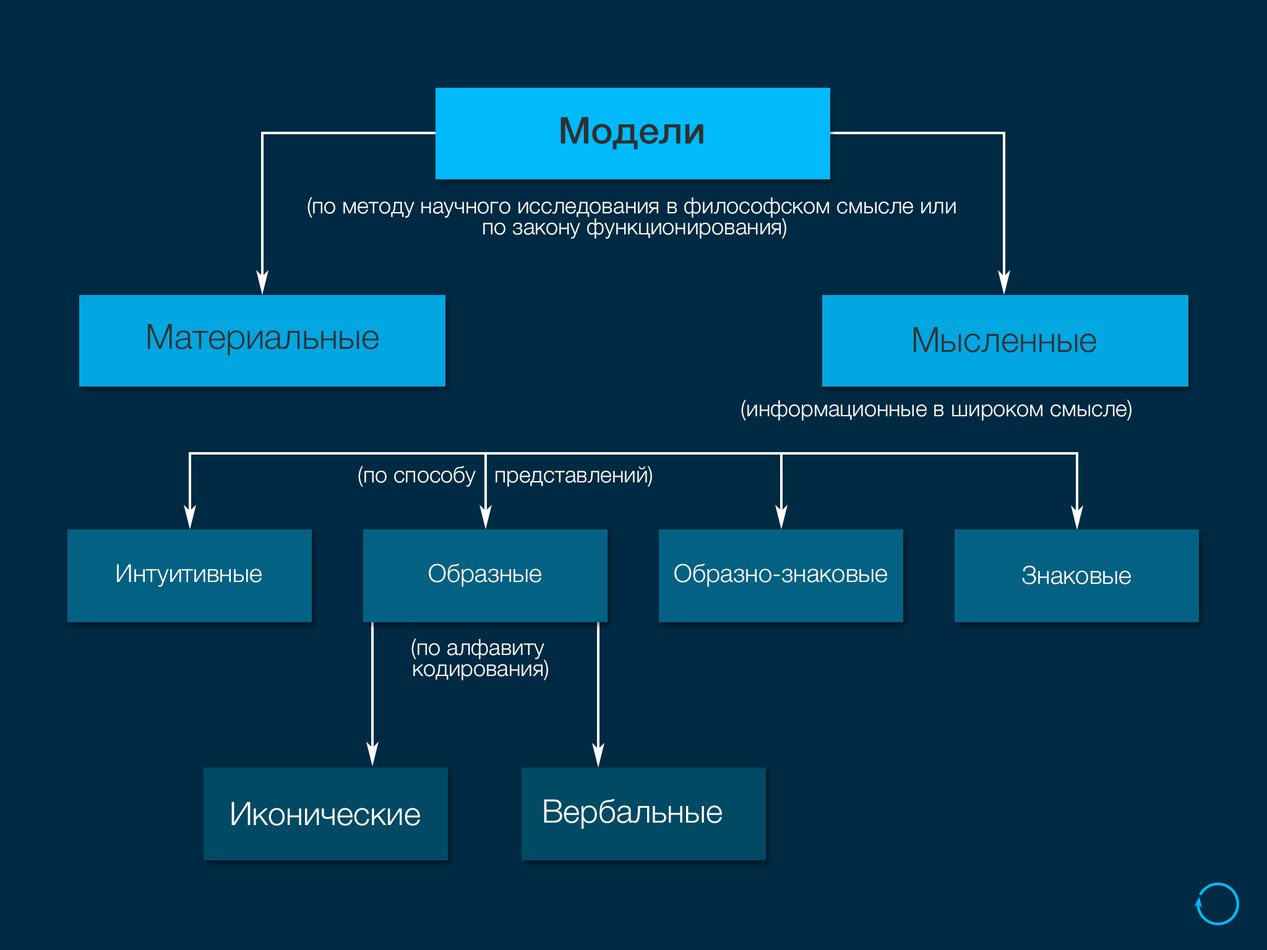
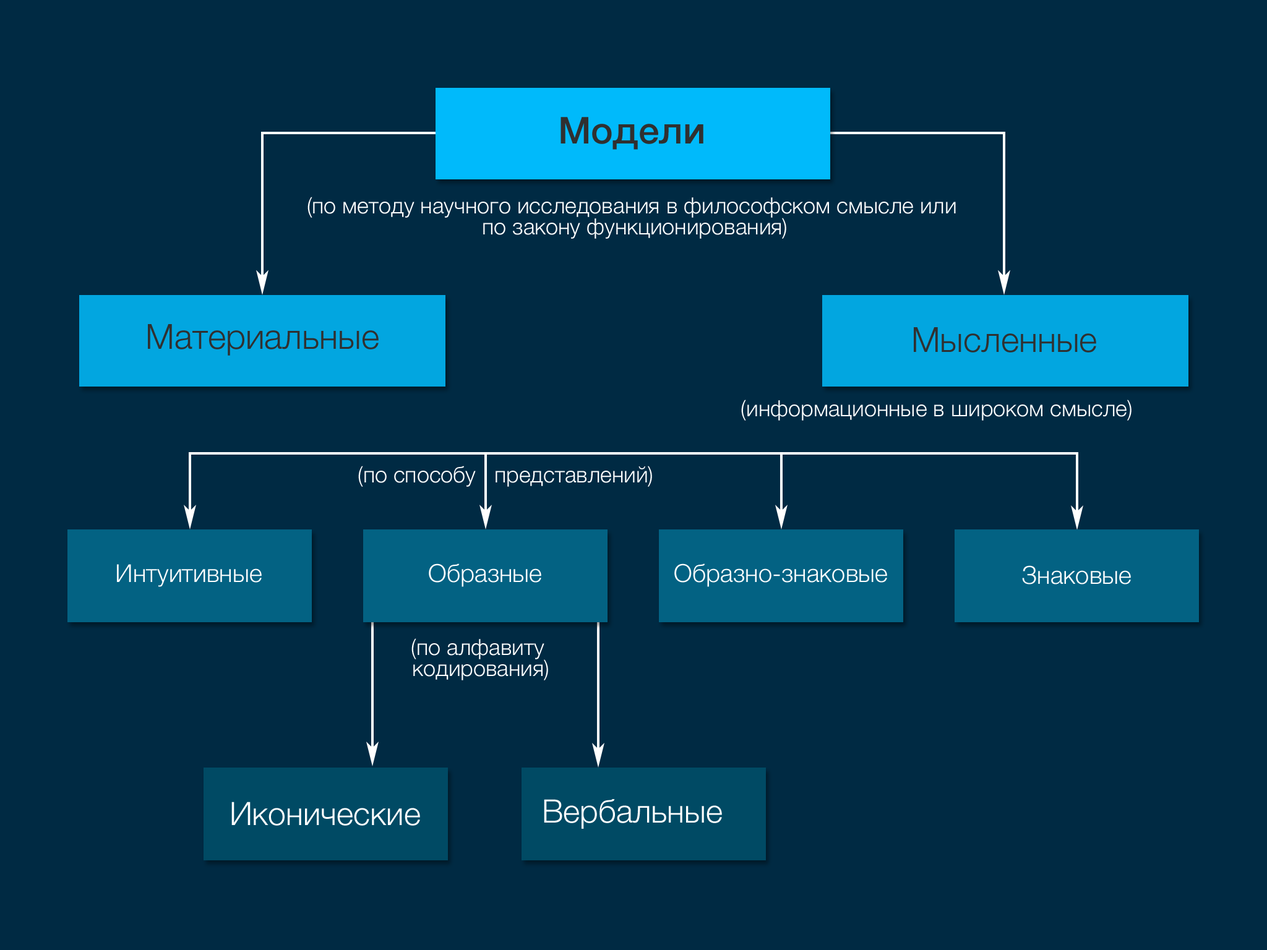
Before/after of a 1267 × 950 layered artwork. What changed in the layer stack:
renamed "Модели" to "#c absolute", moved it above "#c absolute", painted on it over [560, 116, 704, 150]
removed layer "Rectangle 1 copy 24" over [543, 799, 722, 829]
removed layer "Rectangle 1 copy 23" over [231, 801, 420, 826]
removed layer "Rectangle 1 copy 22" over [1021, 565, 1131, 585]
removed layer "Rectangle 1 copy 21" over [674, 563, 887, 587]
removed layer "Rectangle 1 copy 20" over [428, 563, 542, 587]
removed layer "Rectangle 1 copy 7" over [116, 564, 262, 587]
removed layer "Rectangle 1 copy 19" over [915, 327, 1096, 353]
removed layer "Rectangle 1 copy" over [149, 324, 379, 356]
removed layer "Rectangle 1" over [560, 116, 704, 150]
renamed "Материальные" to "#c absolute", moved it above "#c absolute", painted on it over [149, 324, 379, 356]
renamed "Мысленные" to "#c absolute", moved it above "#c absolute", painted on it over [915, 327, 1096, 353]
renamed "Интуитивные" to "#c absolute", moved it above "#c absolute", painted on it over [116, 564, 262, 587]
renamed "Образные" to "#c absolute", moved it above "#c absolute", painted on it over [428, 563, 542, 587]
renamed "Образно-знаковые" to "#c absolute", moved it above "#c absolute", painted on it over [674, 563, 887, 587]
renamed "Иконические" to "#c absolute", moved it above "#c absolute", painted on it over [231, 801, 420, 826]
renamed "Вербальные" to "#c absolute", painted on it over [543, 799, 722, 829]
renamed "(по методу научного исследования в философском смысле или по з" to "#txt absolute", moved it above "#txt absolute" over [307, 196, 956, 239]
renamed "(информационные в широком смысле)" to "#txt absolute", moved it above "#txt absolute" over [740, 399, 1132, 421]
renamed "(по способу представлений)" to "#txt absolute", moved it above "#txt absolute" over [358, 465, 652, 487]
removed layer "Layer 0" over [116, 116, 1239, 926]
…and 2 more changes (1 painted, 1 removed, 1 renamed)
